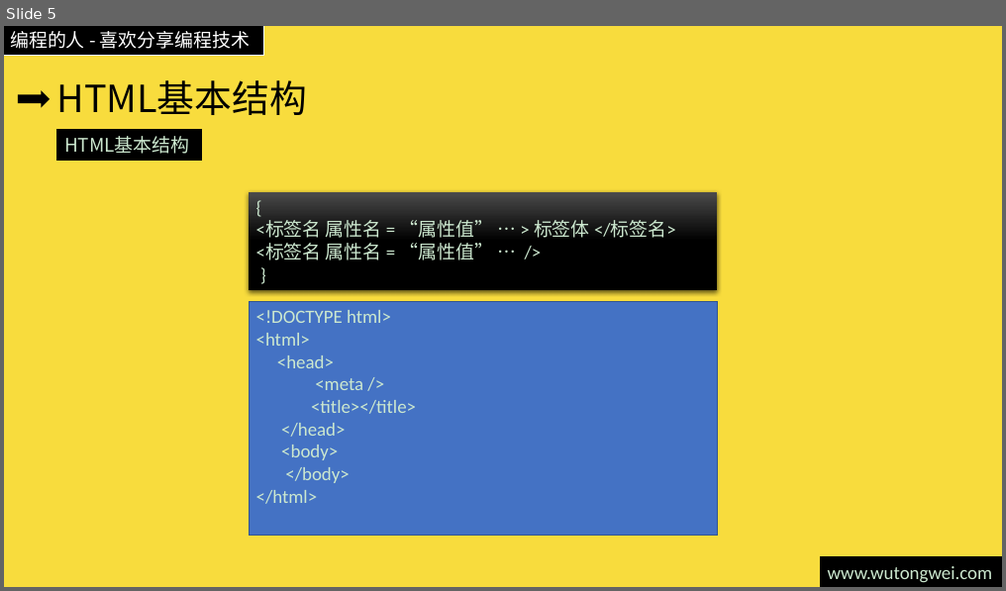
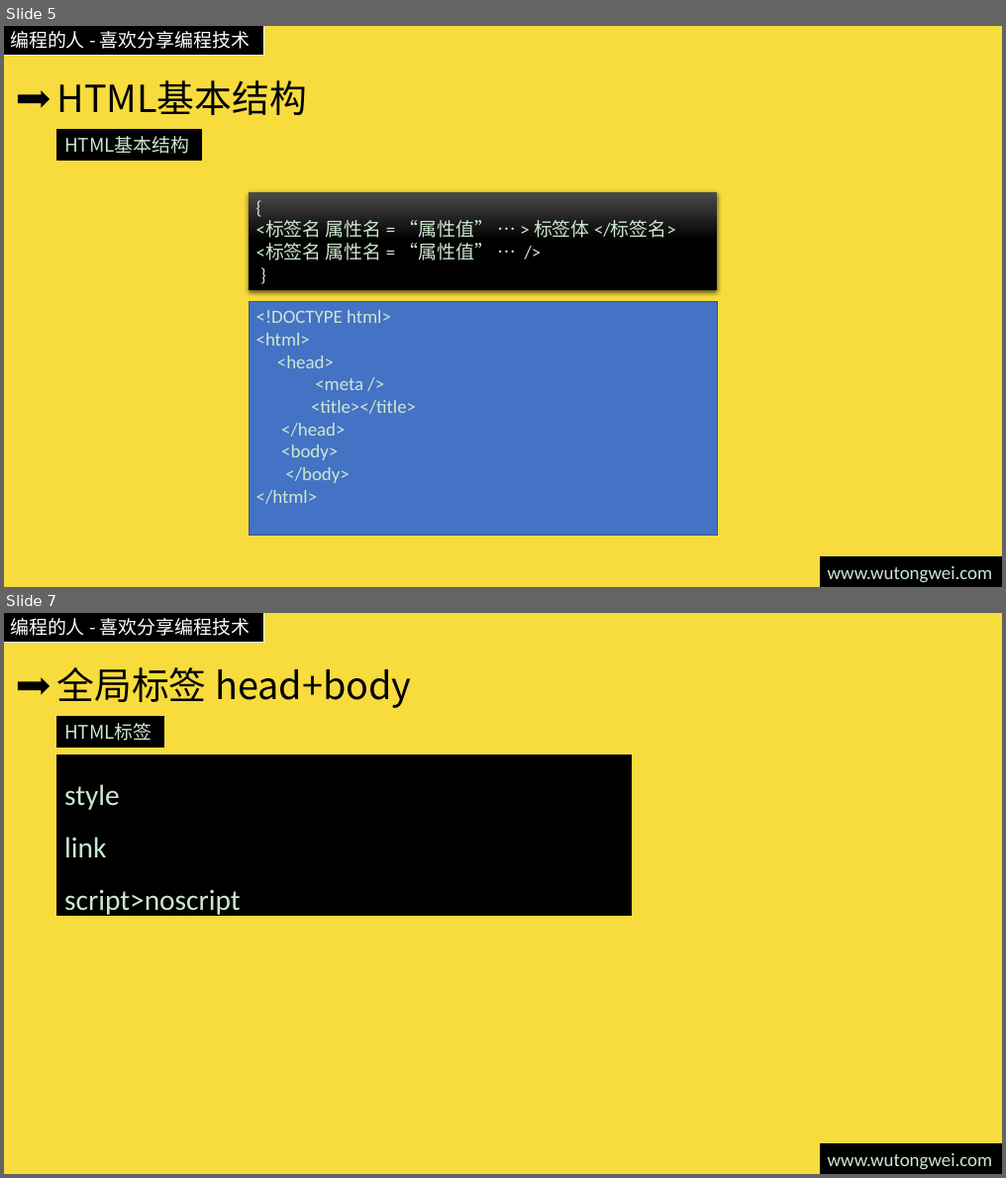
Before and after one commit to willculture/training, a slide deck: ppt/front-end/HTML5.pptx. Shown one above the other, each under a label of ours: slide 5 before the commit, slides 5 and 7 after it; the slides between them are not shown. The pictures are 1006x591 and 1006x1178 pixels, drawn with LibreOffice and Linux fonts; fonts in the diff are those of the drawing. Boxes give left, top, right and bottom in pixels: in the first picture for what was removed or moved away, otherwise in the second. Text is boxed around its words. In the diff, an @@ line names an element or a change of style, - is before the commit and + after.

Commit message:
更新html5需要学习标签

```diff
--- a/ppt/front-end/HTML5.pptx
+++ b/ppt/front-end/HTML5.pptx
@@ slide 7 added at bbox=[4, 613, 1002, 1174], background #F8DC3D; not listed: 3 template elements that a slide beside it also shows @@
@@ title added at bbox=[56, 667, 411, 708], 36 pt, text #000000 @@
+全局标签 head+body
@@ rectangle added at bbox=[57, 716, 163, 747], fill #000000, outline #000000 1 pt, 18 pt, text #CCE8CF @@
+HTML标签
@@ rectangle added at bbox=[57, 756, 632, 916], fill #000000, outline #000000 1 pt, 28 pt, text #CCE8CF @@
+style
+link
+script>noscript
```
Also in this commit, not shown: 1 slide changed, 9 other slides added.
